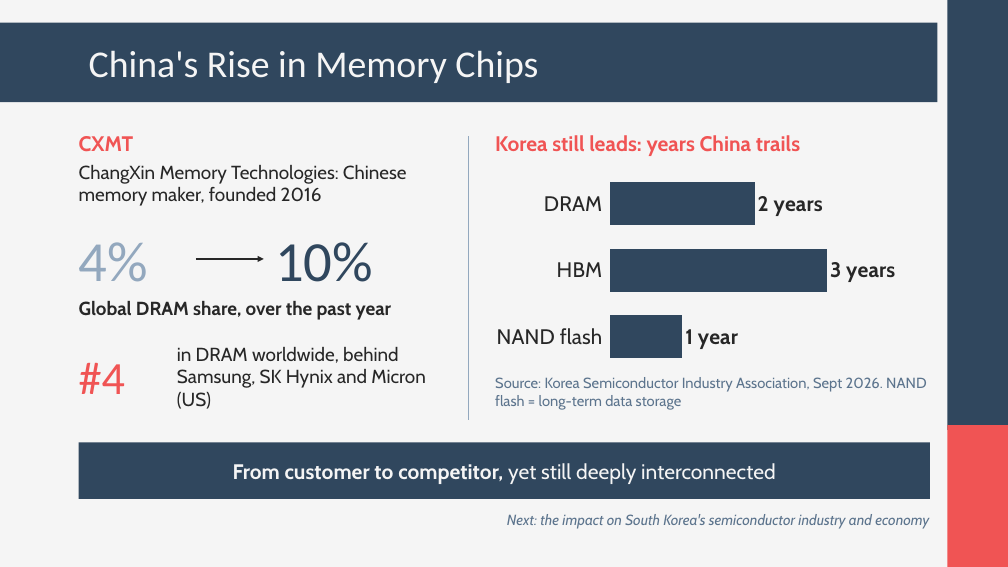
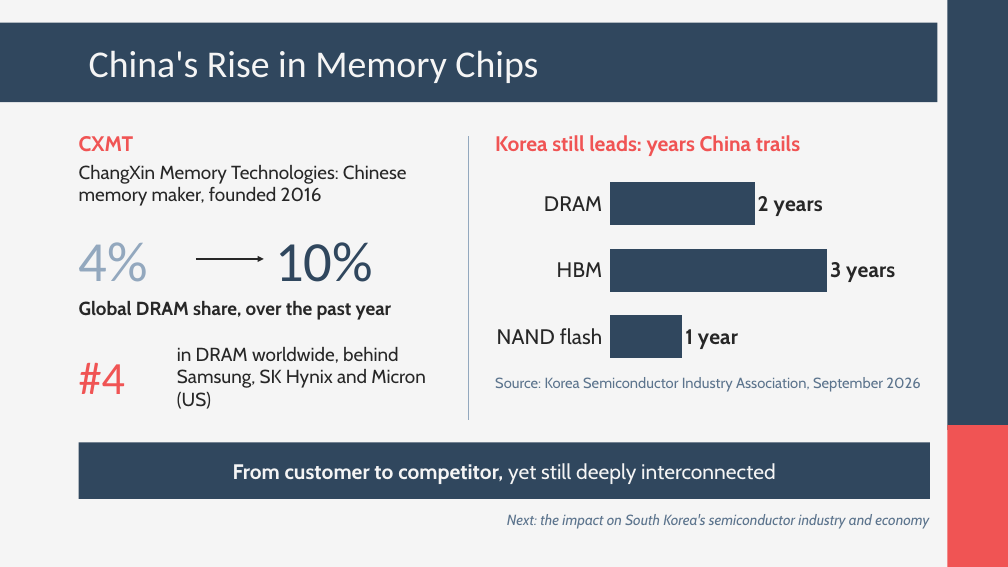
Before and after one commit to andyandrewc21-cyber/owner-repo, a slide deck: slide 5 of korea-china-trade.pptx. Drawn at 1008x567 pixels with LibreOffice and Linux fonts; fonts in the diff are those of the drawing. Boxes give left, top, right and bottom in pixels: in the first picture for what was removed or moved away, otherwise in the second. Text is boxed around its words. In the diff, an @@ line names an element or a change of style, - is before the commit and + after.

```diff
--- a/korea-china-trade.pptx
+++ b/korea-china-trade.pptx
@@ text at (495, 377, 920, 392): text changed @@
-Source: Korea Semiconductor Industry Association, Sept 2026. NAND flash = long-term data storage
+Source: Korea Semiconductor Industry Association, September 2026
```
Also in this commit, not shown: 1 other slide changed.
